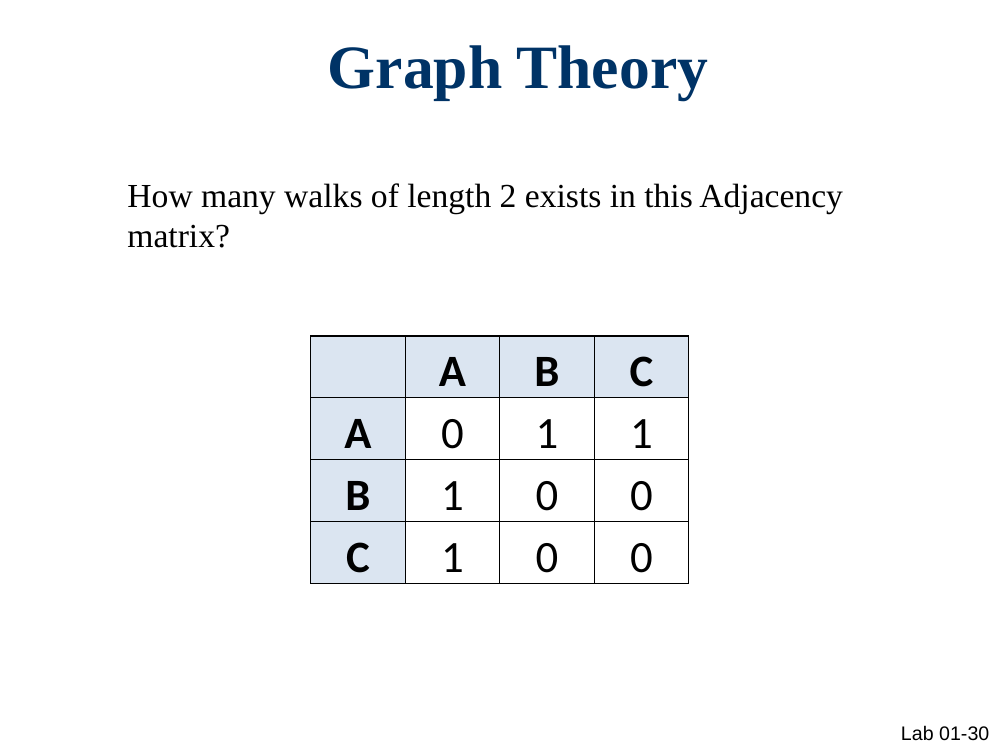
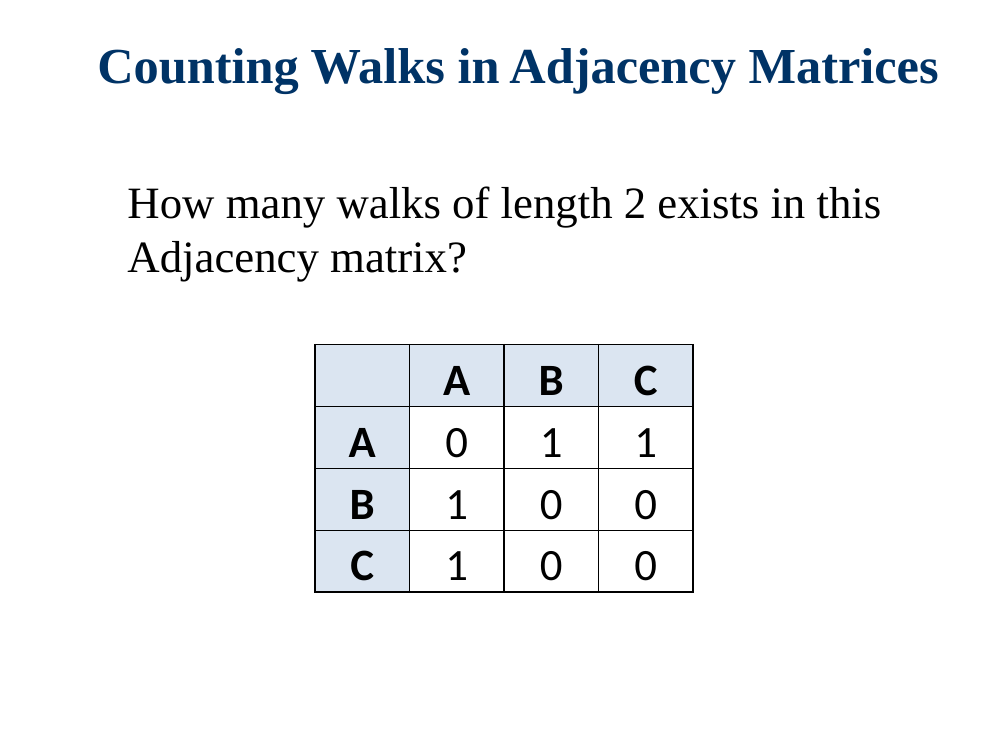
Before and after one commit to Cy-FairCS/cs3, a slide deck: slide 36 of u09a_graphTheory/notes/0 Graph Theory Terminology/Graph Theory Terms.pptx (slide 30 before the commit). Drawn at 1008x756 pixels with LibreOffice and Linux fonts; fonts in the diff are those of the drawing; background and template pictures are left out. Boxes give left, top, right and bottom in pixels: in the first picture for what was removed or moved away, otherwise in the second. Text is boxed around its words. In the diff, an @@ line names an element or a change of style, - is before the commit and + after.

```diff
--- a/u09a_graphTheory/notes/0 Graph Theory Terminology/Graph Theory Terms.pptx
+++ b/u09a_graphTheory/notes/0 Graph Theory Terminology/Graph Theory Terms.pptx
@@ title at [97,48,939,94]: text changed; size 44 to 36 pt @@
-Graph Theory
+Counting Walks in Adjacency Matrices
@@ text "How many walks of length ..." at [127,186,882,282]: size 24 to 32 pt @@
@@ table: place and size @@
-table at [310,336,689,588]
+table at [314,345,694,596]
@@ page number removed at [901,725,989,741] @@
-Lab 01-30
```
Also in this commit, not shown: 16 other slides changed, 8 slides added, 1 slide removed, 31 other files.
